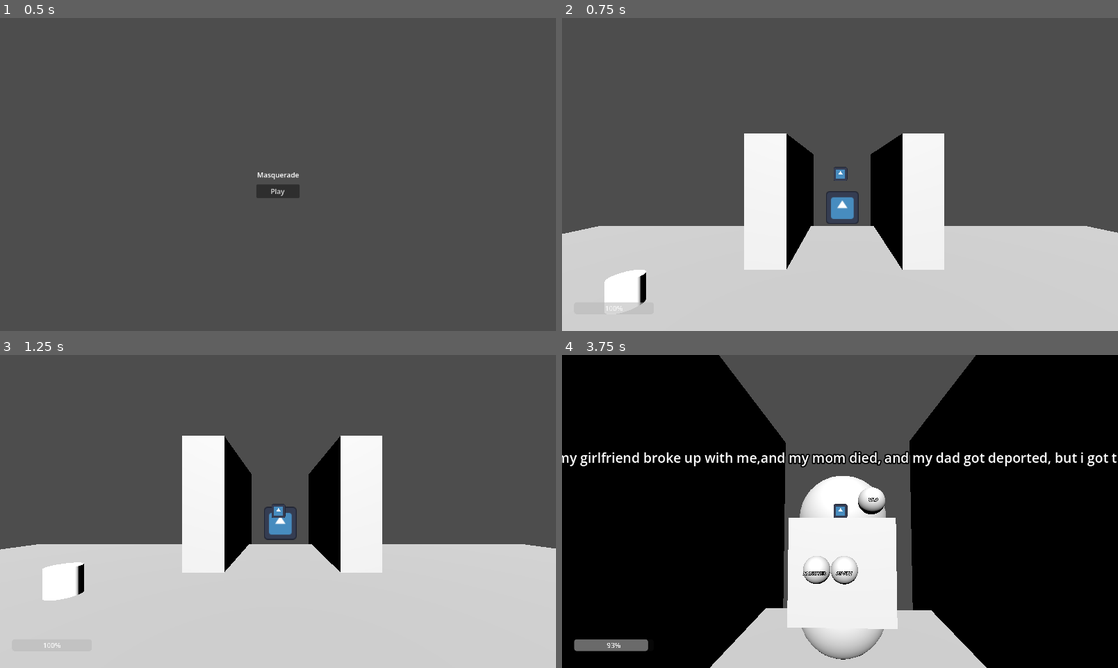
Above: before the commit, frames 1-4 (two rows, left to right).
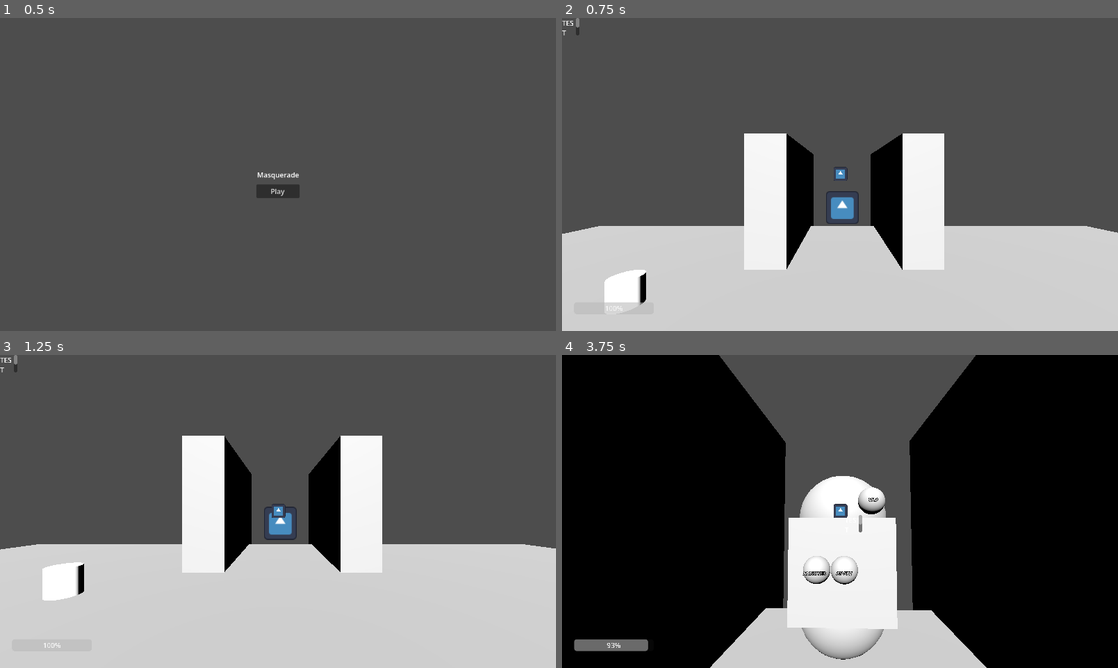
Above: after the commit, the same moments.

Repository: James-Perdue/global-jam26
Game: Godot game, scene res://ui/main_menu.tscn
The game is run twice, just before and just after one commit, with the same random seed, the same clock (stepped at 60 frames per second) and the same inputs. The engine's default icon, where the game draws it, is replaced by a stand-in: a white triangle on a blue panel in a dark square.
Inputs (mouse positions are in pixels of both pictures, inside the frame that each line leads up to):
- Up to frame 1 (0.5 s): no input
- Up to frame 2 (0.75 s): click "Play" at 0.5 s
- Up to frame 3 (1.25 s): no input
- Up to frame 4 (3.75 s): move the mouse to (867, 511) at 1.27 s; hold E (interact) 1.28-2.03 s; hold W (move_forward) from 1.28 s (still down); move the mouse to (812, 511) at 2.02 s; click (812, 511) at 2.1 s; move the mouse to (851, 505) at 2.77 s; hold E (interact) 2.78-3.53 s; tap Enter at 3.5 s; move the mouse to (834, 517) at 3.52 s; click (834, 517) at 3.6 s

Frame 1 is identical in both runs. In frame 2, less than 0.1% of the frame differs, in the area x 0-4%, y 0-6%; in frame 3, less than 0.1%; in frame 4, 1.8%, in the area x 0-100%, y 30-57%.

Commit message:
changed to rich text

Diff:
--- a/autoload/GameManager.gd
+++ b/autoload/GameManager.gd
@@ -4,6 +4,8 @@
 	"level_1": preload("res://levels/test_level_1.tscn"),
 	"test": preload("res://levels/playground.tscn")
 }
+
+
 func _ready() -> void:
 	SignalBus.game_over.connect(_on_game_over)
 	SignalBus.win.connect(_on_win)
--- a/enemy/enemy.gd
+++ b/enemy/enemy.gd
@@ -8,6 +8,7 @@
 var emotion_count: int = 0
 var targeting_message_index: int = 0
 var targeting_emotion_index: int = 0
+var in_encounter = false
 
 @onready var masks: Array[Mask] = [$MaskSocket1/Mask, $MaskSocket2/Mask, $MaskSocket3/Mask,
  $MaskSocket4/Mask, $MaskSocket5/Mask, $MaskSocket6/Mask,
@@ -21,6 +22,7 @@
 	hide()
 	for mask in masks:
 		mask.hide()
+
 
 
 func start_encounter() -> void:
@@ -87,3 +89,7 @@
 	print("enemy defeated")
 	enemy_defeated.emit()
 	queue_free()
+	in_encounter = false
+
+func get_label_location():
+	return emotion_message_label.position
--- a/enemy/enemy.tscn
+++ b/enemy/enemy.tscn
@@ -75,10 +75,12 @@
 [node name="EmotionMessage" type="Label3D" parent="." unique_id=1178853147]
 unique_name_in_owner = true
 transform = Transform3D(1, 0, 0, 0, 1, 0, 0, 0, 1, 0, 1.2320577, 0)
-billboard = 1
+visible = false
 no_depth_test = true
 render_priority = 1
 text = "HI THERE FRIEND"
+autowrap_mode = 1
+width = 1000.0
 
 [node name="PersonMesh" type="MeshInstance3D" parent="." unique_id=793638429]
 mesh = SubResource("BoxMesh_ofsxj")
--- a/ui/hud.gd
+++ b/ui/hud.gd
@@ -2,10 +2,25 @@
 class_name Hud
 
 var player: Player = null
+var enemy: Enemy = null
 @onready var health_bar: ProgressBar = %HealthBar
+@onready var rich_text: RichTextLabel = %DialogueBox
 # Called when the node enters the scene tree for the first time.
 func _ready() -> void:
 	SignalBus.player_health_changed.connect(_on_player_health_changed)
+	SignalBus.start_encounter.connect(_on_encounter_start)
+	SignalBus.end_encounter.connect(_on_encounter_end)
+
+func _process(delta: float) -> void:
+	if enemy != null:
+		rich_text.position = player.camera.unproject_position(enemy.get_label_location())
+
 
 func _on_player_health_changed(health: int) -> void:
 	health_bar.value = health
+
+func _on_encounter_start(encounter:Encounter):
+	enemy = encounter.enemy
+
+func _on_encounter_end():
+	enemy = null
--- a/ui/hud.tscn
+++ b/ui/hud.tscn
@@ -43,3 +43,10 @@
 offset_right = 211.0
 offset_bottom = -39.0
 grow_vertical = 0
+
+[node name="DialogueBox" type="RichTextLabel" parent="HudBaseControl" unique_id=90986855]
+unique_name_in_owner = true
+layout_mode = 0
+offset_right = 40.0
+offset_bottom = 40.0
+text = "TEST TEXT"
